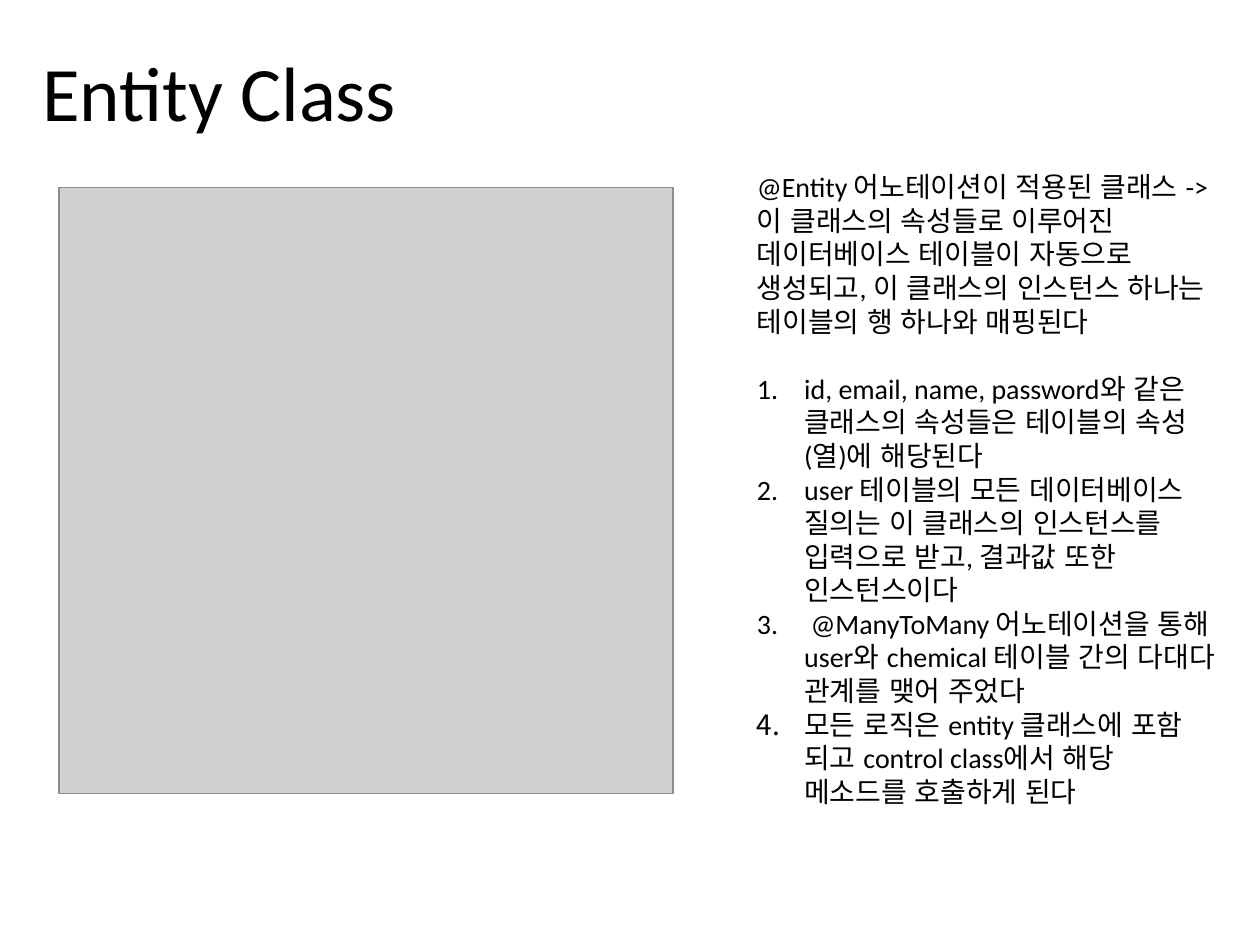
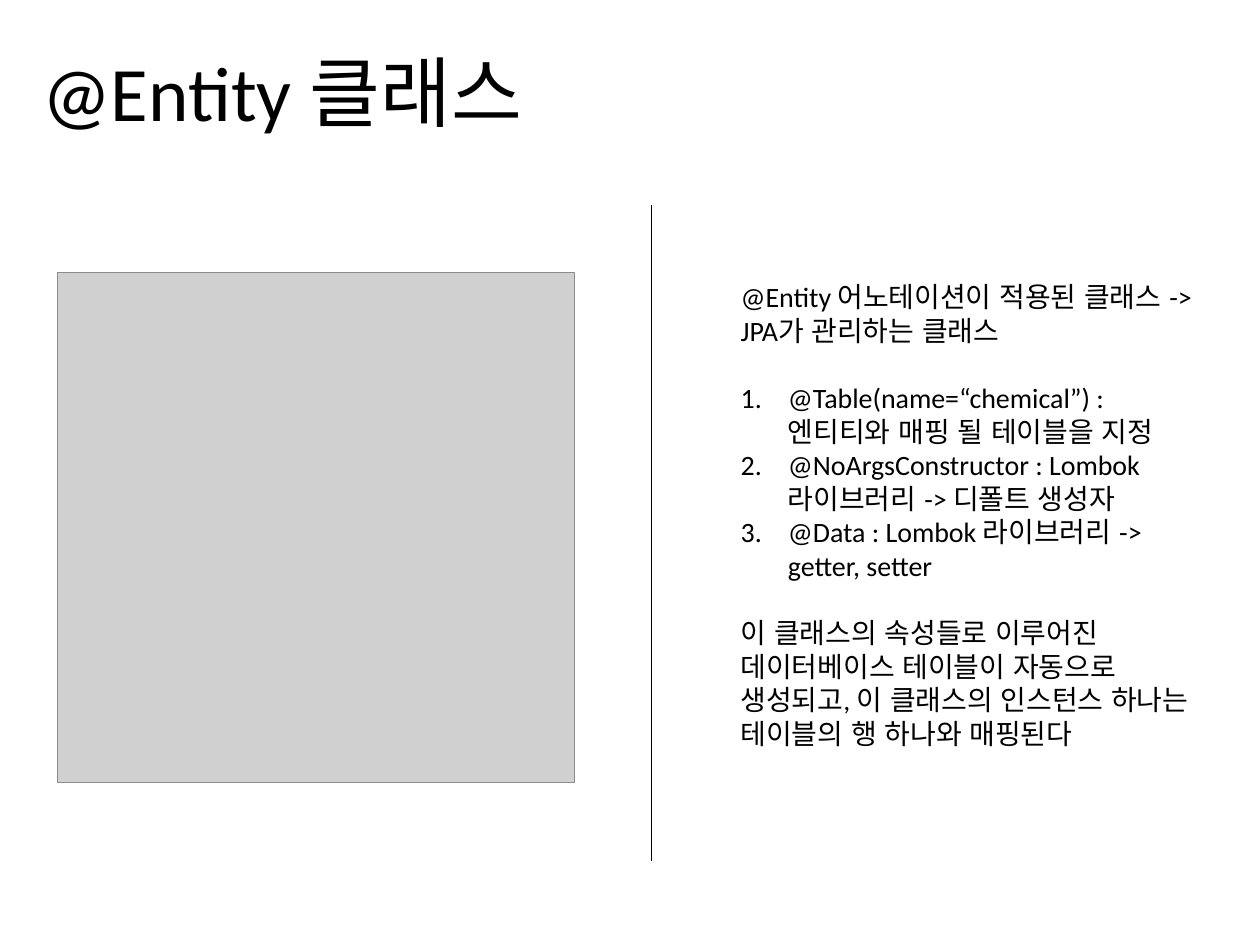
Before and after one commit to jisukim97/ChemicalManagementApplication, a slide deck: slide 4 of Document/2_Software Architect Documentation/Software Architecture Documentation 1.0.pptx. Drawn at 1260x945 pixels with LibreOffice and Linux fonts; fonts in the diff are those of the drawing; grey boxes stand for pictures. Boxes give left, top, right and bottom in pixels: in the first picture for what was removed or moved away, otherwise in the second. Text is boxed around its words. In the diff, an @@ line names an element or a change of style, - is before the commit and + after.

```diff
--- a/Document/2_Software Architect Documentation/Software Architecture Documentation 1.0.pptx
+++ b/Document/2_Software Architect Documentation/Software Architecture Documentation 1.0.pptx
@@ title at (42, 57, 522, 134): text changed @@
-Entity Class
+@Entity 클래스
@@ line added from (651, 204) to (651, 861), #000000 0.5 pt @@
@@ picture: place and size @@
-picture at (59, 188, 673, 794)
+picture at (57, 272, 573, 782)
@@ text at (741, 284, 1188, 747): text changed @@
-@Entity 어노테이션이 적용된 클래스 -> 이 클래스의 속성들로 이루어진 데이터베이스 테이블이 자동으로 생성되고, 이 클래스의 인스턴스 하나는 테이블의 행 하나와 매핑된다
-1. id, email, name, password와 같은 클래스의 속성들은 테이블의 속성(열)에 해당된다
-2. user 테이블의 모든 데이터베이스 질의는 이 클래스의 인스턴스를 입력으로 받고, 결과값 또한 인스턴스이다
-3. @ManyToMany 어노테이션을 통해 user와 chemical 테이블 간의 다대다 관계를 맺어 주었다
-4. 모든 로직은 entity 클래스에 포함 되고 control class에서 해당 메소드를 호출하게 된다
+@Entity 어노테이션이 적용된 클래스 -> JPA가 관리하는 클래스
+1. @Table(name=“chemical”) : 엔티티와 매핑 될 테이블을 지정
+2. @NoArgsConstructor : Lombok 라이브러리 -> 디폴트 생성자
+3. @Data : Lombok 라이브러리 -> getter, setter
+이 클래스의 속성들로 이루어진 데이터베이스 테이블이 자동으로 생성되고, 이 클래스의 인스턴스 하나는 테이블의 행 하나와 매핑된다
```
Also in this commit, not shown: 4 other slides changed, 4 slides added, 1 slide removed, 4 other files.
